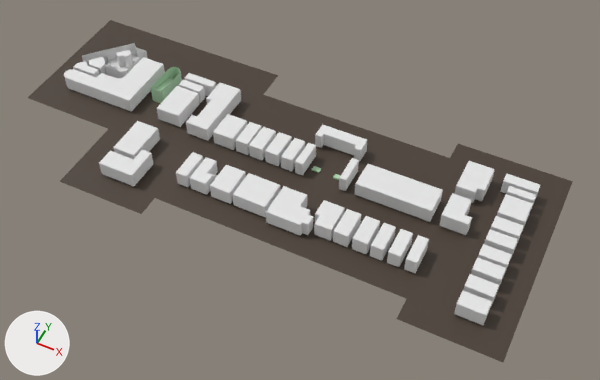
The glTF model public/models/sekand_floor.glb: old version first, new version second.
One viewpoint serves both versions: a 50 mm lens placed at (7.26, -3.47, 5.07), pointed at (5.19, 0.68, -0.11). Lighting does not change. The marker at lower left points along +X, +Y and +Z. The older version comes first. Where no turn or scale is listed for an object, it has been applied to the vertices.

In view in the first picture: 'C.AD.O', 'CANTEEN', 'CAO', 'CLO', 'CMO', 'CR.F.002', 'CR.M.002', 'CTO', 'Cube', 'DILG', 'FLOOR', 'HE', 'KITCHEN', 'PIO', 'Plane', 'Plane.003', 'Plane.004', 'SHE' and 28 more.
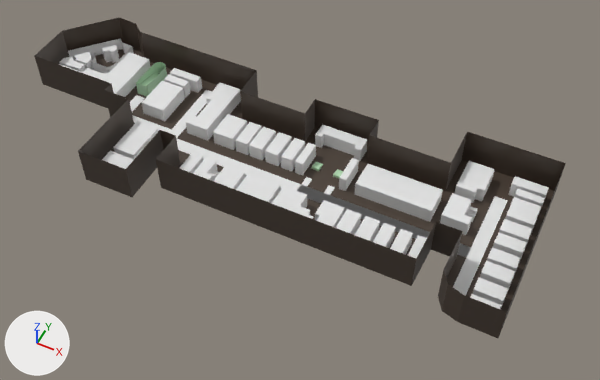
Boxes (x1, y1, x2, y2) around the edits, measured in the pictures (600 x 380 px):
'FLOOR', deleted (brown): before (28, 20, 573, 362)
'disc', added: after (34, 17, 566, 338)
'path', added: after (130, 90, 507, 296)
'CANTEEN', moved: before (64, 57, 165, 112); after (59, 52, 150, 97)
'PIO', moved: before (157, 86, 200, 127); after (142, 81, 185, 121)
'KITCHEN', moved: before (82, 43, 147, 78); after (68, 38, 134, 73)
'Plane', moved: before (151, 67, 182, 103); after (136, 62, 167, 97)
'CR.M.002', moved: before (185, 73, 216, 96); after (170, 68, 202, 93)
'CR.F.002', moved: before (179, 79, 205, 103); after (164, 74, 190, 98)
'SHE', moved: before (88, 57, 107, 75); after (75, 52, 93, 70)
'HE', moved: before (73, 61, 100, 78); after (59, 56, 86, 72)
'Cube', moved: before (311, 166, 341, 180); after (311, 162, 343, 178)
'CTO', unchanged, covered by the edit: before (99, 150, 153, 186); after (102, 150, 142, 169)

What changed in the scene script:
```text
Add me_plane_036_1:
    me_plane_036_1.from_pydata(...)  # 36 vertices, 38 faces; spans x 3.39..6.78, y 0.06..1.3, z 0.01
Add me_plane_061:
    me_plane_061.from_pydata(...)  # 58 vertices, 85 faces; spans x -0.98..3.6, y -0.94..0.66, z -0.08..0.26
    me_plane_061.materials.append(mat_material_004)  # brown #483c32
Change ob_cr_m_002:
    ob_cr_m_002.location: (-0.811, 0.634, 0.0) -> (-0.969, 0.634, 0.0)
Change ob_cr_f_002:
    ob_cr_f_002.location: (-0.814, 0.569, 0.0) -> (-0.972, 0.569, 0.0)
Change ob_pio:
    ob_pio.location: (-0.782, 0.455, 0.0) -> (-0.939, 0.455, 0.0)
Change ob_canteen:
    ob_canteen.location: (-1.132, 0.551, -0.003) -> (-1.289, 0.551, -0.003)
Change ob_he:
    ob_he.location: (-6.895, 0.541, -0.003) -> (-7.052, 0.541, -0.003)
Change ob_she:
    ob_she.location: (-6.496, 0.186, -0.003) -> (-6.653, 0.186, -0.003)
Change ob_kitchen:
    ob_kitchen.location: (-6.607, 0.761, -0.003) -> (-6.763, 0.761, -0.003)
Change ob_plane:
    ob_plane.location: (-5.087, -0.09, -0.029) -> (-5.245, -0.09, -0.029)
Change ob_cube:
    ob_cube.location: (5.327, 0.879, 0.0) -> (5.327, 0.879, 0.031)
Remove ob_floor:
    ob_floor = bpy.data.objects.new('FLOOR', me_plane_043)
    ob_floor.location = (3.512, 0.844, 0.077)
Add ob_path:
    ob_path = bpy.data.objects.new('path', me_plane_036_1)
    ob_path.location = (0.0, 0.0, 0.0)
Add ob_disc:
    ob_disc = bpy.data.objects.new('disc', me_plane_061)
    ob_disc.location = (3.512, 0.844, 0.077)
```
